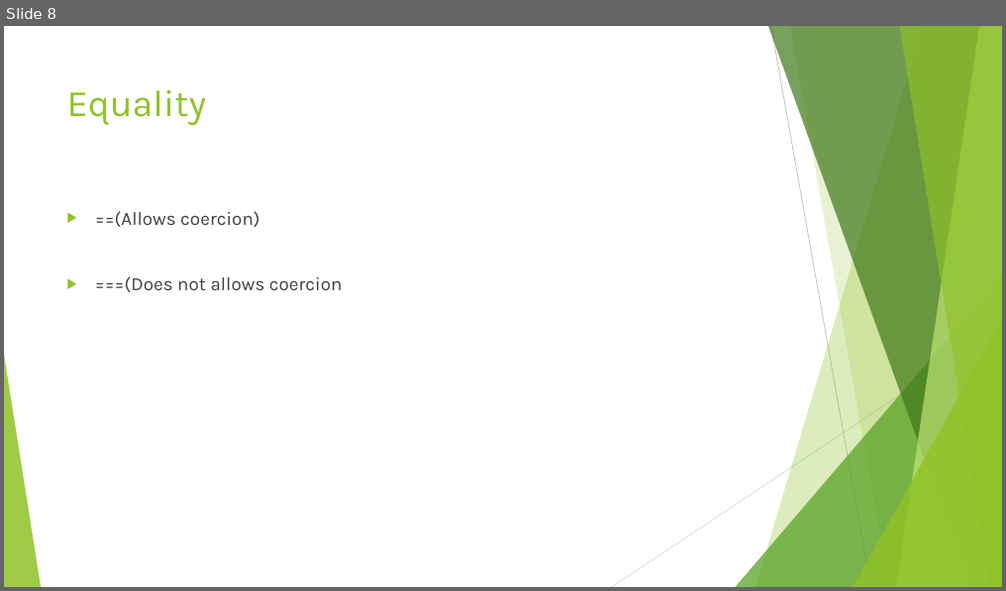
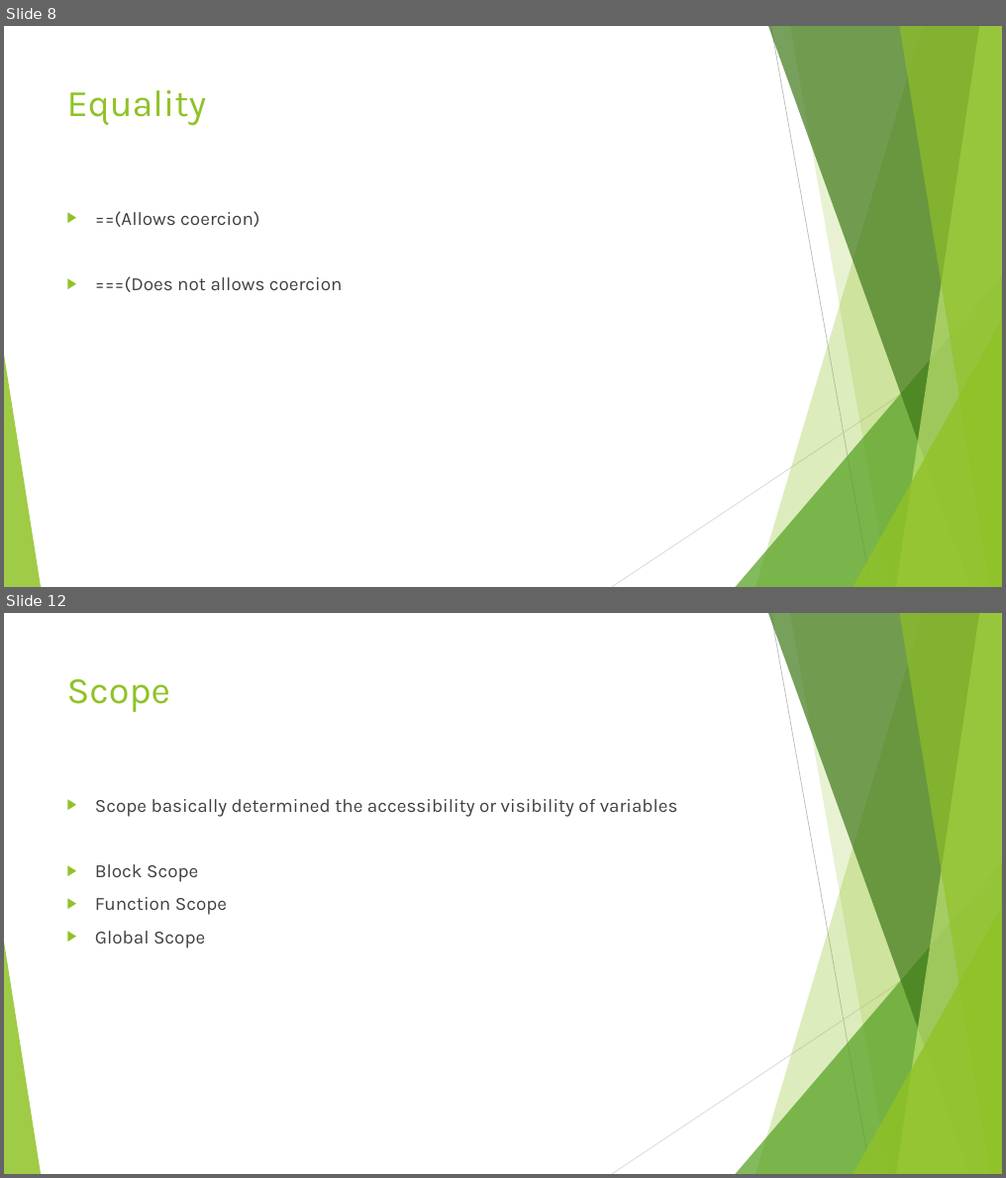
Before and after one commit to divyaparyani67/JavaScript_BAsics, a slide deck: Javascript.pptx. Shown one above the other, each under a label of ours: slide 8 before the commit, slides 8 and 12 after it; the slides between them are not shown. The pictures are 1006x591 and 1006x1178 pixels, drawn with LibreOffice and Linux fonts; fonts in the diff are those of the drawing. Boxes give left, top, right and bottom in pixels: in the first picture for what was removed or moved away, otherwise in the second. Text is boxed around its words. In the diff, an @@ line names an element or a change of style, - is before the commit and + after.

```diff
--- a/Javascript.pptx
+++ b/Javascript.pptx
@@ slide 12 added at (4, 613, 1002, 1174), background #FFFFFF; not listed: 10 template elements that a slide beside it also shows @@
@@ title added at (67, 679, 170, 712), 36 pt, text #90C226 @@
+Scope
@@ text added at (95, 799, 678, 949), 18 pt, text #404040 @@
+▶ Scope basically determined the accessibility or visibility of variables
+▶ Block Scope
+▶ Function Scope
+▶ Global Scope
```
Also in this commit, not shown: 1 slide changed, 2 other slides added, 2 other files.
